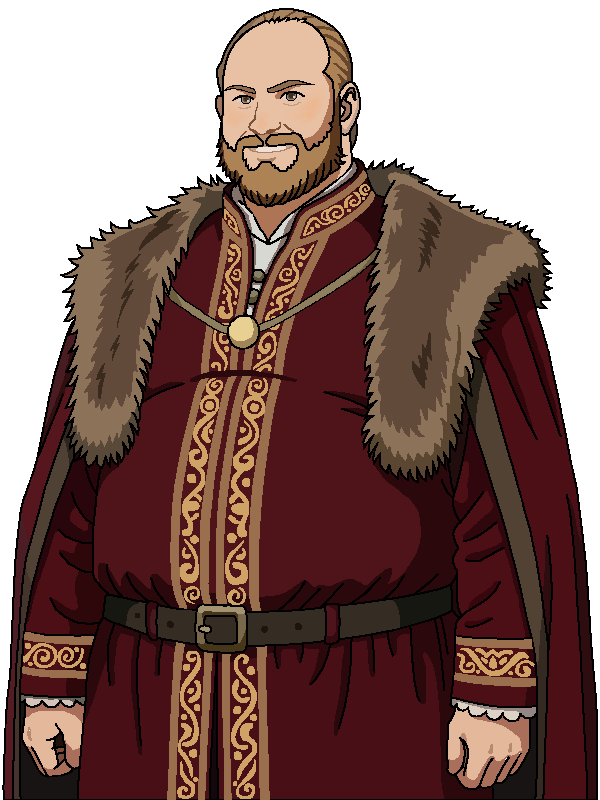
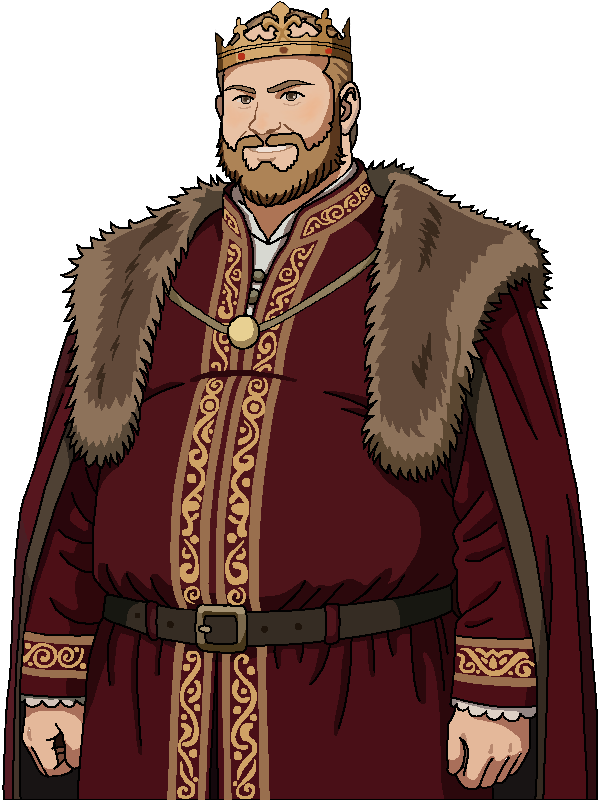
Layers edited between the first and the second 600px x 800px image:
added layer "Слой #2" above "Слой #1" over (214, 1, 353, 74)
painted on "Слой" over (224, 52, 328, 82)
